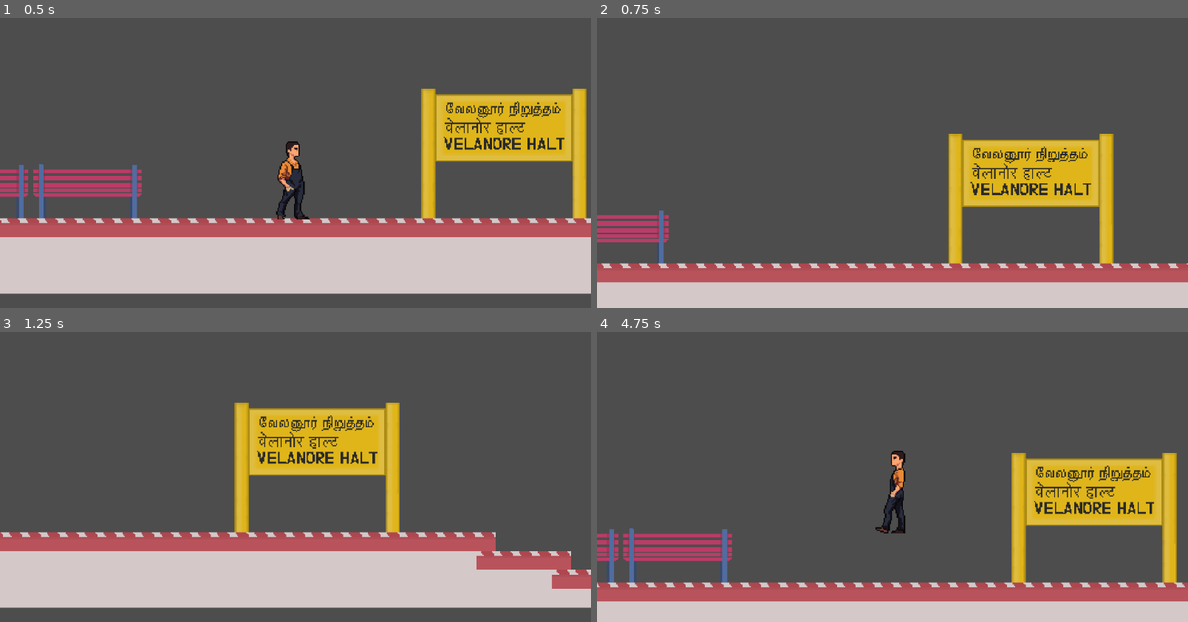
Above: before the commit, frames 1-4 (two rows, left to right).
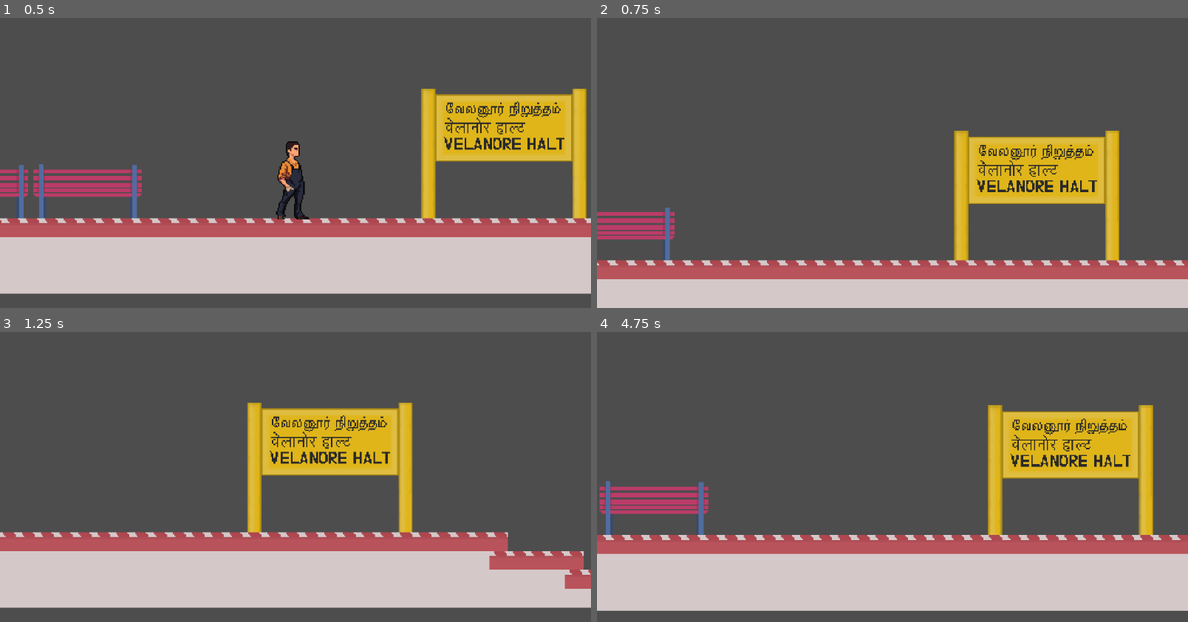
Above: after the commit, the same moments.

Repository: nareshkarthigeyan/velanorehalt
Game: Godot game, scene res://Main.tscn
Same seed, same stepped clock (60 frames per second), same inputs: the game is played once before the commit and once after it.
Inputs (mouse positions are in pixels of both pictures, inside the frame that each line leads up to):
- Up to frame 1 (0.5 s): no input
- Up to frame 2 (0.75 s): tap Enter (ui_accept) at 0.5 s; move the mouse to (1022, 125) at 0.52 s; hold Right (ui_right) from 0.53 s (still down); tap E (interact) at 0.6 s; click (1022, 125) at 0.67 s
- Up to frame 3 (1.25 s): keep holding Right (ui_right); tap Enter (ui_accept) at 0.77 s
- Up to frame 4 (4.75 s): move the mouse to (774, 471) at 1.27 s; tap E (interact) every 0.75 s from 1.35 to 4.35 s; tap Enter (ui_accept) at 1.52, 3.02, 3.77, 4.52 s; move the mouse to (951, 384) at 2.02 s; release Right (ui_right) at 2.03 s; hold Left (ui_left) 2.03-2.78 s; move the mouse to (862, 523) at 2.77 s; hold Right (ui_right) 2.78-4.28 s; click (862, 523) at 2.92 s; move the mouse to (1069, 506) at 3.52 s; move the mouse to (715, 407) at 4.27 s; hold Left (ui_left) from 4.28 s (still down)

Frame 1 is identical in both runs. In frame 2, 9.9% of the frame differs, in the area x 0-100%, y 38-92%; in frame 3, 6.9%; in frame 4, 40%, in the area x 0-100%, y 25-100%.

Commit message:
open door coaches + boarding state init

Diff:
--- /dev/null
+++ b/Player/BoardedState.gd
@@ -0,0 +1,44 @@
+class_name BoardedState
+extends State
+
+func Enter() -> void:
+	# Reparent to the train and sync position
+	player.set_as_top_level(true)
+	player.last_train_pos = player.current_train.global_position
+	print("🚆 Entered BoardedState")
+
+func Physics(delta: float) -> State:
+	# Disable vertical movement
+	player.velocity.y = 0
+
+	# Allow limited walking inside the train
+	#var direction := Input.get_axis("ui_left", "ui_right")
+	#if direction != 0:
+		#var speed = player.WALK_SPEED
+		#if direction == player.run_direction and player.run_direction != 0:
+			#speed = player.RUN_SPEED
+		#player.velocity.x = direction * speed
+		#player.sprite.scale.x = sign(direction)
+	#else:
+	player.velocity.x = 0
+
+	# Move with train
+	var train_pos = player.current_train.global_position
+	var delta_pos = train_pos - player.last_train_pos
+	player.global_position += delta_pos
+	player.last_train_pos = train_pos
+
+	#player.move_and_slide();
+
+	return null
+
+func HandleInput(event: InputEvent) -> State:
+	if event.is_action_pressed(player.interaction_key):
+		print("🚪 Disembarking...")
+		player.disembark(player.current_train)
+		return player.state_machine.get_node("IdleState")
+
+	if event is InputEventScreenTouch and event.pressed:
+		player.handle_touch(event.position)
+
+	return null
--- a/Player/Script/player.gd
+++ b/Player/Script/player.gd
@@ -74,6 +74,7 @@
 		get_parent().remove_child(self)
 		current_train.add_child(self)
 		set_as_top_level(true)
+		state_machine.ChangeState(state_machine.get_node("BoardedState"))
 
 func disembark(from_train):
 	if get_parent() == from_train:
@@ -98,15 +99,15 @@
 func _physics_process(delta: float) -> void:
 	state_machine._physics_process(delta)
 
-	if is_inside_train():
-		var train_pos = current_train.global_position
-		var train_delta = train_pos - last_train_pos
-
-		# Move player along with actual delta of train
-		global_position += train_delta
-
-		# Update for next frame
-		last_train_pos = train_pos
+	#if is_inside_train():
+		#var train_pos = current_train.global_position
+		#var train_delta = train_pos - last_train_pos
+#
+		## Move player along with actual delta of train
+		#global_position += train_delta
+#
+		## Update for next frame
+		#last_train_pos = train_pos
 
 	if Input.is_action_just_pressed(interaction_key):
 		print("clicked E")
--- a/Player/player.tscn
+++ b/Player/player.tscn
@@ -9,6 +9,7 @@
 [ext_resource type="Script" uid="uid://bkcqhhwrqqvdp" path="res://Player/Script/WalkState.gd" id="7_00tjw"]
 [ext_resource type="Script" uid="uid://he6jhn30cndl" path="res://Player/Script/RunState.gd" id="8_x3vf3"]
 [ext_resource type="Script" uid="uid://p33kml42n48l" path="res://Player/Script/JumpState.gd" id="9_apopc"]
+[ext_resource type="Script" uid="uid://d0qtnnfgamcs0" path="res://Player/BoardedState.gd" id="10_x3vf3"]
 
 [sub_resource type="AtlasTexture" id="AtlasTexture_hqtel"]
 atlas = ExtResource("1_onrkg")
@@ -222,9 +223,8 @@
 [node name="AnimatedSprite2D" type="AnimatedSprite2D" parent="."]
 position = Vector2(5, -65)
 sprite_frames = SubResource("SpriteFrames_i3pqv")
-animation = &"run"
+animation = &"idle"
 autoplay = "idle"
-frame_progress = 0.0266101
 speed_scale = 2.0
 
 [node name="CollisionShape2D" type="CollisionShape2D" parent="."]
@@ -250,3 +250,6 @@
 
 [node name="JumpState" type="Node" parent="StateMachine"]
 script = ExtResource("9_apopc")
+
+[node name="BoardedState" type="Node" parent="StateMachine"]
+script = ExtResource("10_x3vf3")
--- a/Train/Coach/Coach.tscn
+++ b/Train/Coach/Coach.tscn
@@ -1,15 +1,10 @@
-[gd_scene load_steps=8 format=3 uid="uid://bmsjeksae7fgu"]
+[gd_scene load_steps=7 format=3 uid="uid://bmsjeksae7fgu"]
 
 [ext_resource type="Texture2D" uid="uid://ite6whcy76ft" path="res://Train/Coach/blue-coach.png" id="1_nne56"]
 [ext_resource type="Texture2D" uid="uid://dkbklmdliw14b" path="res://Train/Coach/lbh_red_coach.png" id="2_0abt7"]
+[ext_resource type="Texture2D" uid="uid://buthxb2niypds" path="res://Train/Coach/lbh_red_coach-door-open.png" id="2_ndnop"]
 [ext_resource type="AudioStream" uid="uid://cpfryy5pklk8q" path="res://Train/Coach/coach_sound.mp3" id="3_qy3w2"]
 [ext_resource type="Script" uid="uid://d3s22w888qu4j" path="res://Train/Coach/boardingArea.gd" id="4_6vem2"]
-
-[sub_resource type="RectangleShape2D" id="RectangleShape2D_6vem2"]
-size = Vector2(20, 2)
-
-[sub_resource type="RectangleShape2D" id="RectangleShape2D_ndnop"]
-size = Vector2(2, 35)
 
 [sub_resource type="RectangleShape2D" id="RectangleShape2D_qy3w2"]
 size = Vector2(47, 34.5)
@@ -24,7 +19,13 @@
 scale = Vector2(0.899921, 0.885667)
 texture = ExtResource("1_nne56")
 
-[node name="Sprite2D2" type="Sprite2D" parent="."]
+[node name="RedLHBDoorOpen" type="Sprite2D" parent="."]
+position = Vector2(-5.78802, -3.768)
+scale = Vector2(0.899921, 0.885667)
+texture = ExtResource("2_ndnop")
+
+[node name="RedLHBDoorClose" type="Sprite2D" parent="."]
+visible = false
 position = Vector2(-5.78802, -3.768)
 scale = Vector2(0.899921, 0.885667)
 texture = ExtResource("2_0abt7")
@@ -39,25 +40,6 @@
 collision_mask = 3
 script = ExtResource("4_6vem2")
 
-[node name="DoorBlocker" type="StaticBody2D" parent="RightDoorArea"]
-
-[node name="Floor" type="CollisionShape2D" parent="RightDoorArea/DoorBlocker"]
-light_mask = 2
-visibility_layer = 2
-position = Vector2(97, 17)
-shape = SubResource("RectangleShape2D_6vem2")
-disabled = true
-
-[node name="RightWall" type="CollisionShape2D" parent="RightDoorArea/DoorBlocker"]
-position = Vector2(106, 0)
-shape = SubResource("RectangleShape2D_ndnop")
-disabled = true
-
-[node name="LeftWall" type="CollisionShape2D" parent="RightDoorArea/DoorBlocker"]
-position = Vector2(87, 0.5)
-shape = SubResource("RectangleShape2D_ndnop")
-disabled = true
-
 [node name="CollisionShape2D" type="CollisionShape2D" parent="RightDoorArea"]
 visible = false
 light_mask = 3
@@ -66,31 +48,13 @@
 shape = SubResource("RectangleShape2D_qy3w2")
 
 [node name="Marker2D" type="Marker2D" parent="RightDoorArea"]
-position = Vector2(97, 16)
+position = Vector2(95, 17)
 
 [node name="LeftDoorArea2" type="Area2D" parent="."]
 position = Vector2(-106, 18)
 collision_layer = 3
 collision_mask = 3
 script = ExtResource("4_6vem2")
-
-[node name="DoorBlocker" type="StaticBody2D" parent="LeftDoorArea2"]
-position = Vector2(106, -18)
-
-[node name="Floor" type="CollisionShape2D" parent="LeftDoorArea2/DoorBlocker"]
-position = Vector2(-106, 17)
-shape = SubResource("RectangleShape2D_6vem2")
-disabled = true
-
-[node name="Right Wall" type="CollisionShape2D" parent="LeftDoorArea2/DoorBlocker"]
-position = Vector2(-96, -0.5)
-shape = SubResource("RectangleShape2D_ndnop")
-disabled = true
-
-[node name="Left Wall" type="CollisionShape2D" parent="LeftDoorArea2/DoorBlocker"]
-position = Vector2(-115, 0)
-shape = SubResource("RectangleShape2D_ndnop")
-disabled = true
 
 [node name="CollisionShape2D" type="CollisionShape2D" parent="LeftDoorArea2"]
 visible = false
@@ -100,7 +64,7 @@
 shape = SubResource("RectangleShape2D_qy3w2")
 
 [node name="Marker2D" type="Marker2D" parent="LeftDoorArea2"]
-position = Vector2(0, -2)
+position = Vector2(-3, -1)
 
 [connection signal="area_entered" from="RightDoorArea" to="RightDoorArea" method="_on_area_entered"]
 [connection signal="area_exited" from="RightDoorArea" to="RightDoorArea" method="_on_area_exited"]
Not shown, added: Player/BoardedState.gd.uid
Not shown: 1 places in Player/player.tscn that only renumber resources
Binary file added: Train/Coach/lbh_red_coach-door-open.png
Not shown, added: Train/Coach/lbh_red_coach-door-open.png.import
